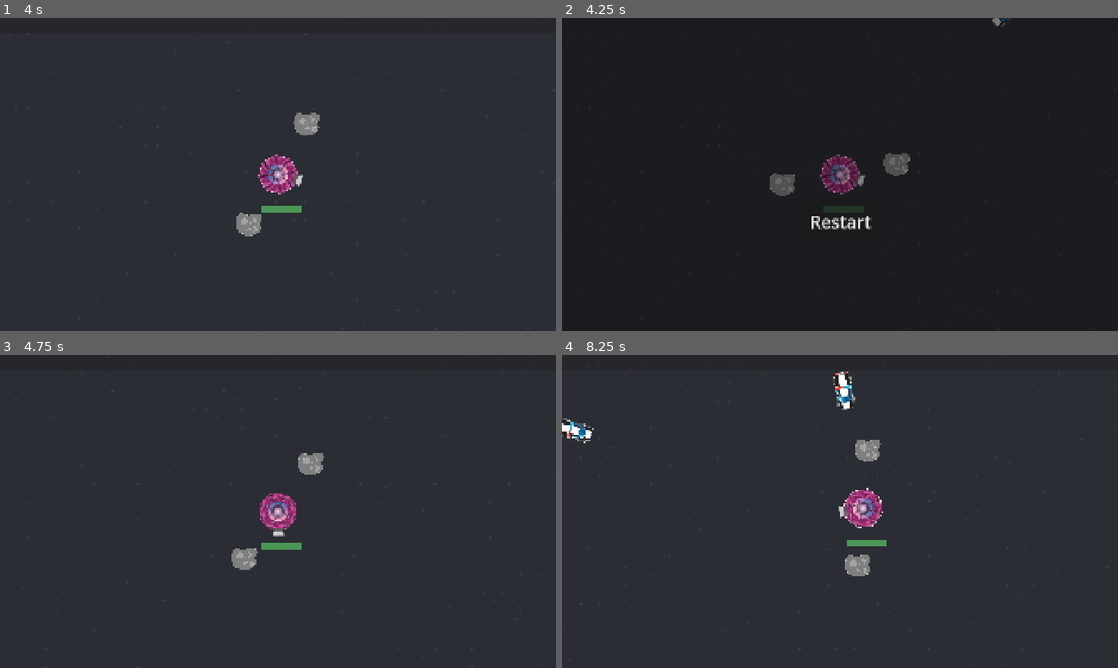
Above: before the commit, frames 1-4 (two rows, left to right).
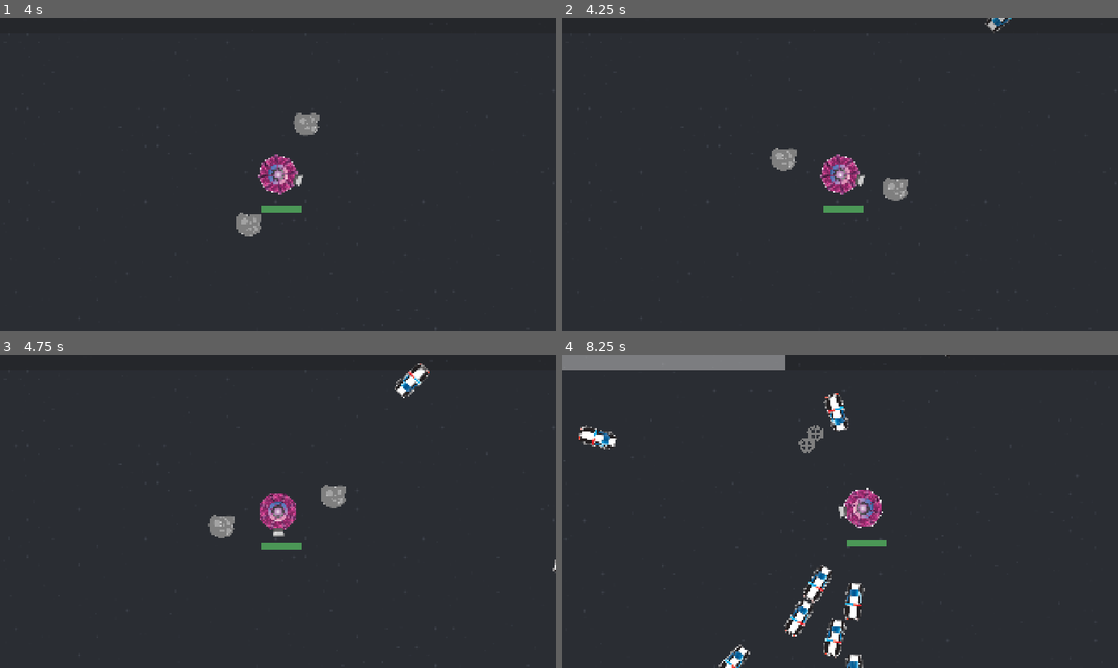
Above: after the commit, the same moments.

Repository: two-sticks-and-a-rock/space-arcade
Game: Godot game, scene res://scenes/main.tscn
Same seed, same stepped clock (60 frames per second), same inputs: the game is played once before the commit and once after it.
Inputs (mouse positions are in pixels of both pictures, inside the frame that each line leads up to):
- Up to frame 1 (4 s): move the mouse to (400, 158) at 0.52 s; press the mouse at (400, 158) at 0.53 s; move the mouse to (166, 190) at 1.27 s; release the mouse at (166, 190) at 1.28 s; click (166, 190) at 1.35 s; move the mouse to (333, 105) at 2.02 s; press the mouse at (333, 105) at 2.03 s; move the mouse to (250, 237) at 2.77 s; release the mouse at (250, 237) at 2.78 s; click (250, 237) at 2.85 s; move the mouse to (444, 221) at 3.52 s; press the mouse at (444, 221) at 3.53 s
- Up to frame 2 (4.25 s): tap Escape (pause) at 4.15 s
- Up to frame 3 (4.75 s): release the mouse at (444, 558) at 4.25 s; click (278, 558) at 4.25 s, where only the run before the commit has a clickable "Restart"
- Up to frame 4 (8.25 s): move the mouse to (673, 464) at 5.02 s; click (673, 464) at 5.1 s; move the mouse to (867, 511) at 5.77 s; press the mouse at (867, 511) at 5.78 s; move the mouse to (756, 433) at 6.52 s; release the mouse at (756, 433) at 6.53 s; click (756, 433) at 6.6 s; move the mouse to (962, 495) at 7.27 s; press the mouse at (962, 495) at 7.28 s; move the mouse to (728, 527) at 8.02 s; release the mouse at (728, 527) at 8.03 s; click (728, 527) at 8.1 s

Frame 1 is identical in both runs. In frame 2, 2.4% of the frame differs, in the area x 2-100%, y 0-100%; in frame 3, 1.4%; in frame 4, 5.0%, in the area x 0-70%, y 0-100%.

Commit message:
make game over global

Diff:
--- a/project.godot
+++ b/project.godot
@@ -20,6 +20,7 @@
 Mover="*uid://dqp8wbinl3xpu"
 Xp="*uid://cd7c8f8imxvwi"
 EventBus="*uid://b3fy4wnc1mgce"
+GameOver="*uid://b4o0n34uwel0d"
 
 [display]
 
--- a/scenes/main.tscn
+++ b/scenes/main.tscn
@@ -4,8 +4,6 @@
 [ext_resource type="PackedScene" uid="uid://nchng1iwyms1" path="res://scenes/scrolling_background.tscn" id="1_sugp2"]
 [ext_resource type="PackedScene" uid="uid://b1c8lbi40g0up" path="res://scenes/enemies/enemy.tscn" id="2_tbgi4"]
 [ext_resource type="PackedScene" uid="uid://cekmijf83xupg" path="res://scenes/player/player.tscn" id="3_jyhfs"]
-[ext_resource type="PackedScene" uid="uid://d2n8xy8ehp0ps" path="res://scenes/menu.tscn" id="5_tbgi4"]
-[ext_resource type="PackedScene" uid="uid://b4o0n34uwel0d" path="res://scenes/game_over.tscn" id="6_tefeu"]
 
 [sub_resource type="Curve2D" id="Curve2D_0wfyh"]
 _data = {
@@ -37,10 +35,4 @@
 process_callback = 0
 wait_time = 0.25
 
-[node name="Menu" parent="." unique_id=1623096271 instance=ExtResource("5_tbgi4")]
-visible = false
-
-[node name="GameOver" parent="." unique_id=1787029597 instance=ExtResource("6_tefeu")]
-
-[connection signal="game_over" from="player" to="GameOver" method="_on_player_game_over"]
 [connection signal="timeout" from="EnemyTimer" to="." method="_on_enemy_timer_timeout"]
--- a/scenes/menu.tscn
+++ /dev/null
@@ -1,15 +0,0 @@
-[gd_scene format=3 uid="uid://d2n8xy8ehp0ps"]
-
-[ext_resource type="Script" uid="uid://d2tt0u6ddlowp" path="res://scenes/menu.gd" id="1_yqeox"]
-[ext_resource type="PackedScene" uid="uid://drh6cl70rtt78" path="res://scenes/restart_button.tscn" id="2_vjb58"]
-
-[node name="Menu" type="CanvasLayer" unique_id=1623096271]
-process_mode = 3
-script = ExtResource("1_yqeox")
-
-[node name="ColorRect" type="ColorRect" parent="." unique_id=881179686]
-offset_right = 1919.0
-offset_bottom = 1083.0
-color = Color(0, 0, 0, 0.36862746)
-
-[node name="restart" parent="." unique_id=1164336806 instance=ExtResource("2_vjb58")]
--- a/scenes/player/player.gd
+++ b/scenes/player/player.gd
@@ -1,6 +1,4 @@
 extends StaticBody2D
-
-signal game_over
 
 @export var orbiter_ring_scene : PackedScene
 
@@ -28,13 +26,12 @@
 	xp_bar.gain_xp(xp)
 
 func handle_game_over():
-	get_tree().paused = true
-	emit_signal("game_over")
+	EventBus.game_over.emit()
 
 func _physics_process(_delta):
 	sprite.look_at(-1*get_global_mouse_position())
 	hp_bar.value = curr_hp
 	if (curr_hp <= 0):
-		handle_game_over()
+		handle_game_over.call_deferred()
 
 	constant_linear_velocity = Mover.get_movement()
--- a/scenes/game_over.gd
+++ b/scenes/ui/game_over.gd
@@ -1,10 +1,14 @@
 extends CanvasLayer
 
 func _ready():
+	EventBus.restart_game.connect(_on_restart)
 	EventBus.game_over.connect(_on_player_game_over)
-
 	visible = false
 
 func _on_player_game_over():
 	get_tree().paused = true
 	visible = true
+
+func _on_restart():
+	visible = false
+	get_tree().paused = false
--- a/scenes/game_over.tscn
+++ b/scenes/ui/game_over.tscn
@@ -1,13 +1,13 @@
 [gd_scene format=3 uid="uid://b4o0n34uwel0d"]
 
-[ext_resource type="Script" uid="uid://dljd3x1xw8ddi" path="res://scenes/game_over.gd" id="1_xeevv"]
-[ext_resource type="PackedScene" uid="uid://drh6cl70rtt78" path="res://scenes/restart_button.tscn" id="2_wqhvx"]
+[ext_resource type="Script" uid="uid://dljd3x1xw8ddi" path="res://scenes/ui/game_over.gd" id="1_fu4wh"]
+[ext_resource type="PackedScene" uid="uid://drh6cl70rtt78" path="res://scenes/ui/restart_button.tscn" id="2_x6o8e"]
 
 [sub_resource type="StyleBoxFlat" id="StyleBoxFlat_tefeu"]
 bg_color = Color(0.25565916, 0.2556586, 0.25565886, 0.6901961)
 
 [node name="GameOver" type="CanvasLayer" unique_id=922977592]
-script = ExtResource("1_xeevv")
+script = ExtResource("1_fu4wh")
 
 [node name="Panel" type="Panel" parent="." unique_id=1787029597]
 anchors_preset = 15
@@ -32,4 +32,4 @@
 theme_override_font_sizes/font_size = 150
 text = "Game Over"
 
-[node name="restart" parent="." unique_id=1164336806 instance=ExtResource("2_wqhvx")]
+[node name="restart" parent="." unique_id=1164336806 instance=ExtResource("2_x6o8e")]
--- /dev/null
+++ b/scenes/ui/menu.tscn
@@ -0,0 +1,15 @@
+[gd_scene format=3 uid="uid://d2n8xy8ehp0ps"]
+
+[ext_resource type="Script" uid="uid://d2tt0u6ddlowp" path="res://scenes/ui/menu.gd" id="1_wedc3"]
+[ext_resource type="PackedScene" uid="uid://drh6cl70rtt78" path="res://scenes/ui/restart_button.tscn" id="2_c2n5p"]
+
+[node name="Menu" type="CanvasLayer" unique_id=1623096271]
+process_mode = 3
+script = ExtResource("1_wedc3")
+
+[node name="ColorRect" type="ColorRect" parent="." unique_id=881179686]
+offset_right = 1919.0
+offset_bottom = 1083.0
+color = Color(0, 0, 0, 0.36862746)
+
+[node name="restart" parent="." unique_id=1164336806 instance=ExtResource("2_c2n5p")]
--- a/scenes/restart_button.tscn
+++ b/scenes/ui/restart_button.tscn
@@ -1,6 +1,6 @@
 [gd_scene format=3 uid="uid://drh6cl70rtt78"]
 
-[ext_resource type="Script" uid="uid://dgfykx4ojswhk" path="res://scenes/restart_button.gd" id="1_wbttw"]
+[ext_resource type="Script" uid="uid://dgfykx4ojswhk" path="res://scenes/ui/restart_button.gd" id="1_wbttw"]
 
 [node name="restart" type="Button" unique_id=1164336806]
 process_mode = 3
Renamed: scenes/game_over.gd.uid -> scenes/ui/game_over.gd.uid
Renamed: scenes/menu.gd -> scenes/ui/menu.gd
Renamed: scenes/menu.gd.uid -> scenes/ui/menu.gd.uid
Renamed: scenes/restart_button.gd -> scenes/ui/restart_button.gd
Renamed: scenes/restart_button.gd.uid -> scenes/ui/restart_button.gd.uid
